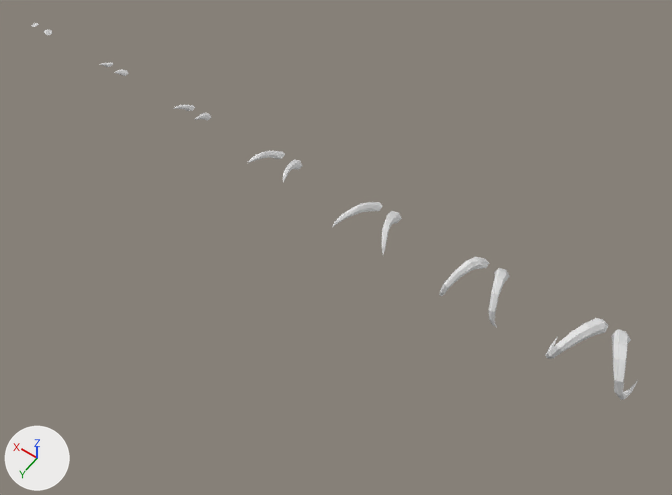
The Blender file resources/meshes/cosmetics/hornsCurved.blend: old version first, new version second.
Before and after are seen from a 50 mm lens placed at (-3.27, 2.09, 3.1), pointed at (-1.93, 0.22, 0.16). The lights are fixed; the arrows at lower left show +X, +Y and +Z.

Before the edit, the objects in view are built like this:
```python
me_hornscurved06 = bpy.data.meshes.new('hornsCurved06')
me_hornscurved06.from_pydata(...)  # 98 vertices, 96 faces; spans x -0.127..0.127, y -0.061..0.162, z 0.072..0.262
me_hornscurved07 = bpy.data.meshes.new('hornsCurved07')
me_hornscurved07.from_pydata(...)  # 110 vertices, 108 faces; spans x -0.168..0.168, y -0.068..0.18, z 0.061..0.281
ob_hornscurved06 = bpy.data.objects.new('hornsCurved06', me_hornscurved06)
ob_hornscurved06.location = (-2.5, 0.0, 0.0)
ob_hornscurved07 = bpy.data.objects.new('hornsCurved07', me_hornscurved07)
ob_hornscurved07.location = (-3.0, 0.0, 0.0)
```
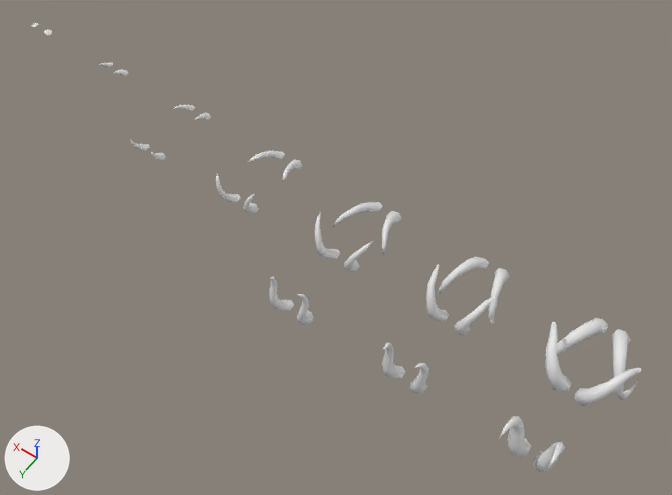
Edits to the bpy script that builds the scene:
```text
Add me_hornscurveds07:
    me_hornscurveds07.from_pydata(...)  # 98 vertices, 96 faces; spans x -0.093..0.093, y -0.068..0.128, z 0.175..0.457
    me_hornscurveds07.polygons.foreach_set('use_smooth', [True] * 96)
Add me_hornscurveds06:
    me_hornscurveds06.from_pydata(...)  # 86 vertices, 84 faces; spans x -0.085..0.085, y -0.061..0.063, z 0.177..0.443
    me_hornscurveds06.polygons.foreach_set('use_smooth', [True] * 84)
Add me_hornscurveds05:
    me_hornscurveds05.from_pydata(...)  # 86 vertices, 84 faces; spans x -0.084..0.084, y -0.061..0.034, z 0.177..0.42
    me_hornscurveds05.polygons.foreach_set('use_smooth', [True] * 84)
Add me_hornscurvedforward03:
    me_hornscurvedforward03.from_pydata(...)  # 50 vertices, 48 faces; spans x -0.0648..0.0648, y -0.0528..0.0247, z 0.1785..0.2738
    me_hornscurvedforward03.polygons.foreach_set('use_smooth', [True] * 48)
Add me_hornscurvedforward07:
    me_hornscurvedforward07.from_pydata(...)  # 110 vertices, 108 faces; spans x -0.168..0.168, y -0.165..0.046, z 0.175..0.383
    me_hornscurvedforward07.polygons.foreach_set('use_smooth', [True] * 108)
Add me_hornscurvedforward06:
    me_hornscurvedforward06.from_pydata(...)  # 98 vertices, 96 faces; spans x -0.127..0.127, y -0.122..0.039, z 0.177..0.375
    me_hornscurvedforward06.polygons.foreach_set('use_smooth', [True] * 96)
Add me_hornscurvedforward05:
    me_hornscurvedforward05.from_pydata(...)  # 86 vertices, 84 faces; spans x -0.124..0.124, y -0.061..0.039, z 0.177..0.365
    me_hornscurvedforward05.polygons.foreach_set('use_smooth', [True] * 84)
Add me_hornscurvedforward04:
    me_hornscurvedforward04.from_pydata(...)  # 74 vertices, 72 faces; spans x -0.096..0.096, y -0.058..0.031, z 0.177..0.335
    me_hornscurvedforward04.polygons.foreach_set('use_smooth', [True] * 72)
Add ob_hornscurveds07:
    ob_hornscurveds07 = bpy.data.objects.new('hornsCurvedS07', me_hornscurveds07)
    ob_hornscurveds07.location = (-3.0, 0.6, 0.0)
Add ob_hornscurveds06:
    ob_hornscurveds06 = bpy.data.objects.new('hornsCurvedS06', me_hornscurveds06)
    ob_hornscurveds06.location = (-2.5, 0.6, 0.0)
Add ob_hornscurveds05:
    ob_hornscurveds05 = bpy.data.objects.new('hornsCurvedS05', me_hornscurveds05)
    ob_hornscurveds05.location = (-2.0, 0.6, 0.0)
Add ob_hornscurvedforward03:
    ob_hornscurvedforward03 = bpy.data.objects.new('hornsCurvedForward03', me_hornscurvedforward03)
    ob_hornscurvedforward03.location = (-1.0, 0.3, 0.0)
Add ob_hornscurvedforward07:
    ob_hornscurvedforward07 = bpy.data.objects.new('hornsCurvedForward07', me_hornscurvedforward07)
    ob_hornscurvedforward07.location = (-3.0, 0.3, 0.0)
Add ob_hornscurvedforward06:
    ob_hornscurvedforward06 = bpy.data.objects.new('hornsCurvedForward06', me_hornscurvedforward06)
    ob_hornscurvedforward06.location = (-2.5, 0.3, 0.0)
Add ob_hornscurvedforward05:
    ob_hornscurvedforward05 = bpy.data.objects.new('hornsCurvedForward05', me_hornscurvedforward05)
    ob_hornscurvedforward05.location = (-2.0, 0.3, 0.0)
Add ob_hornscurvedforward04:
    ob_hornscurvedforward04 = bpy.data.objects.new('hornsCurvedForward04', me_hornscurvedforward04)
    ob_hornscurvedforward04.location = (-1.5, 0.3, 0.0)
```

Pixel boxes (x1, y1, x2, y2) of what changed, in the pictures (672 x 495 px):
'hornsCurvedForward07', added: after (545, 322, 642, 406)
'hornsCurvedS07', added: after (499, 416, 565, 473)
'hornsCurvedForward06', added: after (426, 263, 499, 335)
'hornsCurvedS06', added: after (382, 342, 429, 394)
'hornsCurvedS05', added: after (269, 277, 314, 325)
'hornsCurvedForward05', added: after (315, 211, 373, 272)
'hornsCurvedForward04', added: after (216, 173, 259, 214)
'hornsCurvedForward03', added: after (130, 139, 166, 161)
